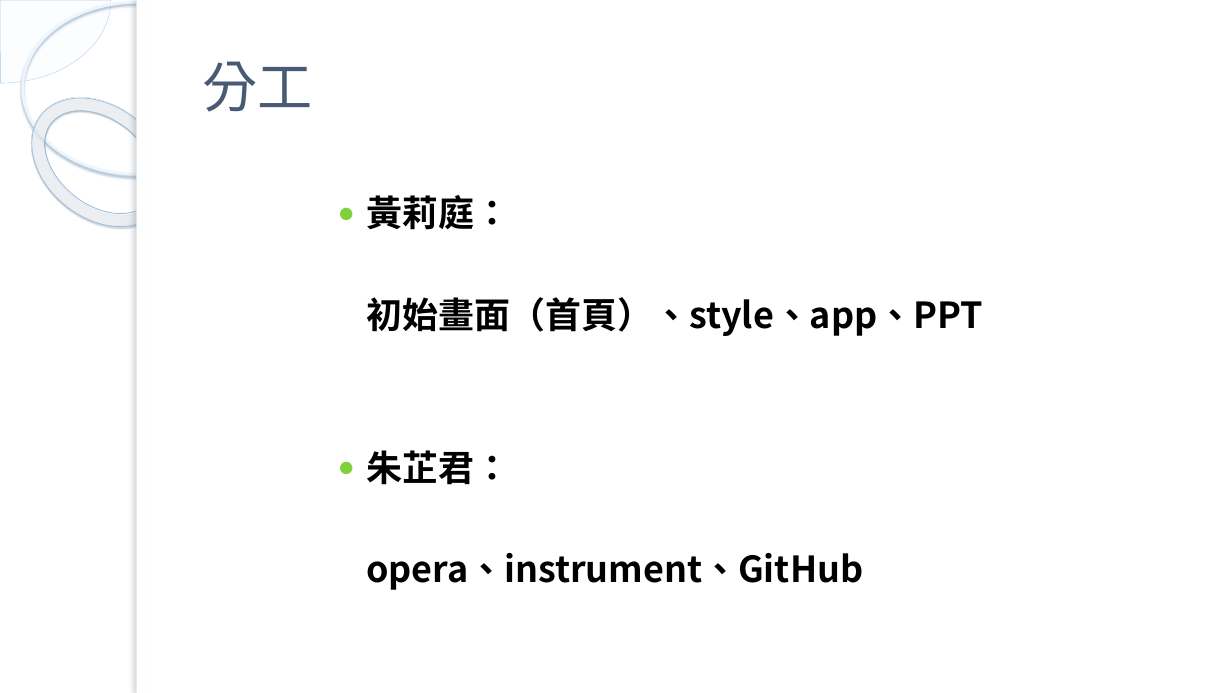
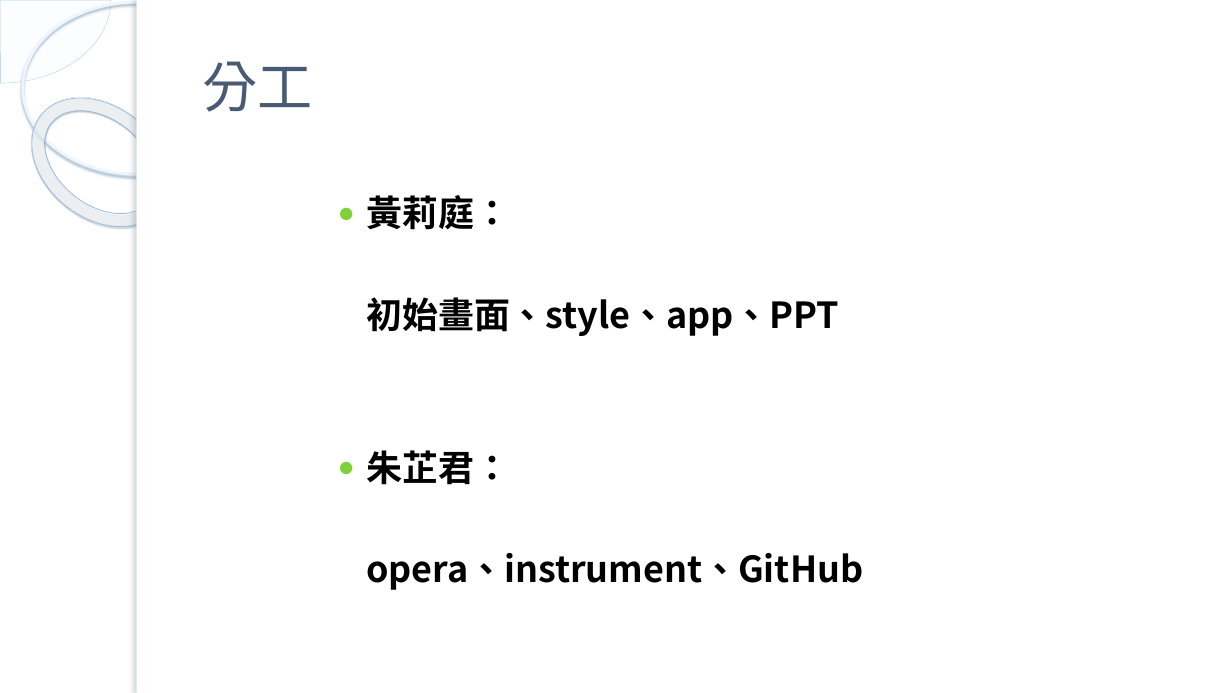
Before and after one commit to jasmine192551/flight-above-the-sky, a slide deck: slide 12 of Flight above the sky-00657024+00657037.pptx. Drawn at 1232x693 pixels with LibreOffice and Linux fonts; fonts in the diff are those of the drawing; background and template pictures are left out. Boxes give left, top, right and bottom in pixels: in the first picture for what was removed or moved away, otherwise in the second. Text is boxed around its words. In the diff, an @@ line names an element or a change of style, - is before the commit and + after.

```diff
--- a/Flight above the sky-00657024+00657037.pptx
+++ b/Flight above the sky-00657024+00657037.pptx
@@ text at (366, 297, 839, 336): text changed @@
-  初始畫面（首頁）、style、app、PPT
+  初始畫面、style、app、PPT
```
